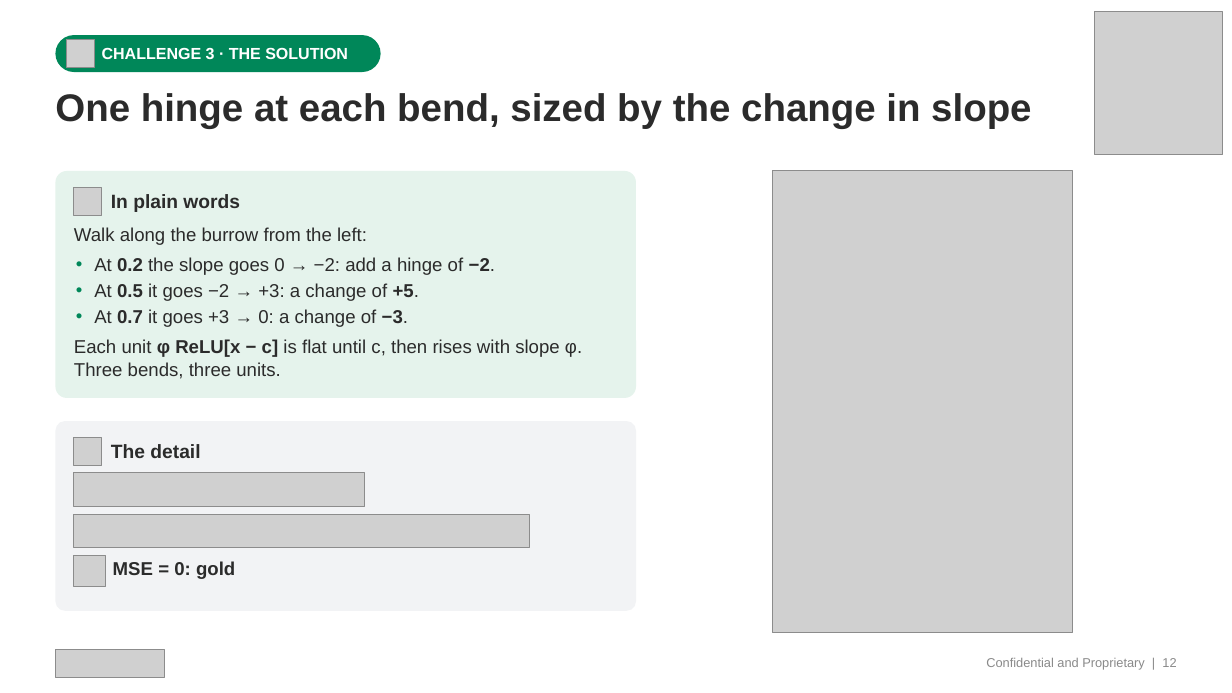
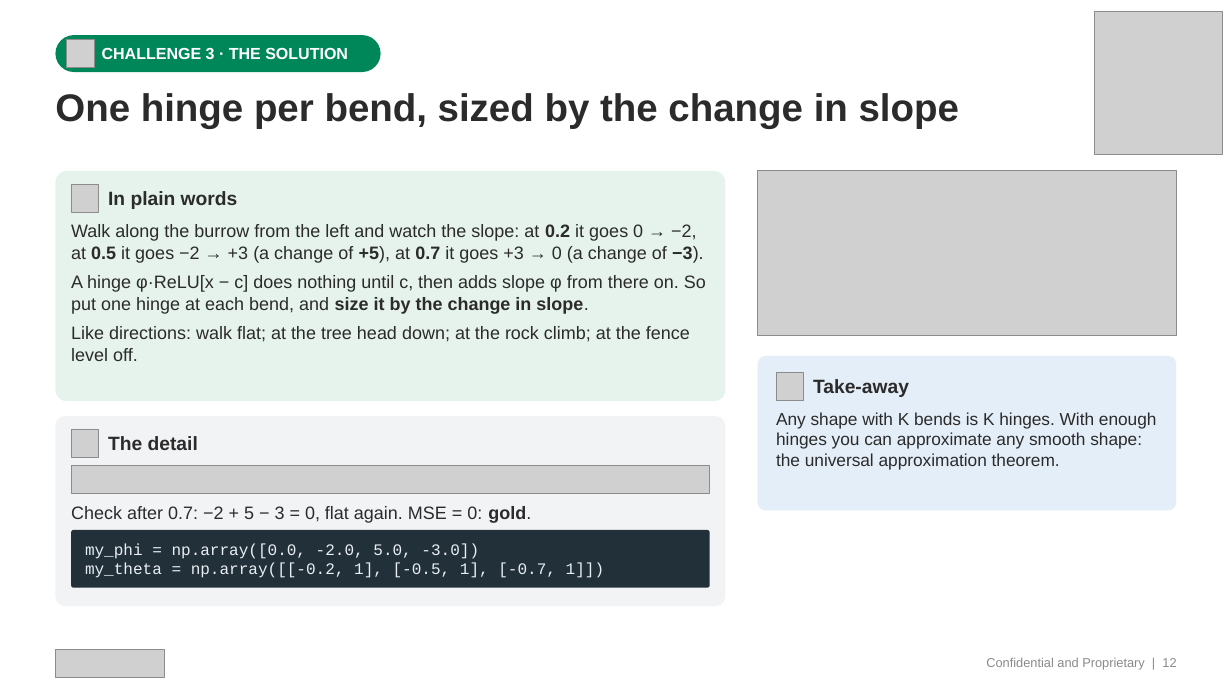
Before and after one commit to transitionbio/udl-ch1-8-tutorial, a slide deck: slide 12 of slides/TBio_UDL_Ch1-8_OneHour.pptx. Drawn at 1232x693 pixels with LibreOffice and Linux fonts; fonts in the diff are those of the drawing; grey boxes stand for pictures. Boxes give left, top, right and bottom in pixels: in the first picture for what was removed or moved away, otherwise in the second. Text is boxed around its words. In the diff, an @@ line names an element or a change of style, - is before the commit and + after.

```diff
--- a/slides/TBio_UDL_Ch1-8_OneHour.pptx
+++ b/slides/TBio_UDL_Ch1-8_OneHour.pptx
@@ text at [55, 93, 959, 129]: text changed @@
-One hinge at each bend, sized by the change in slope
+One hinge per bend, sized by the change in slope
@@ rounded rectangle: place and size @@
-rounded rectangle at [55, 171, 636, 398]
+rounded rectangle at [55, 171, 726, 401]
@@ picture added at [758, 171, 1177, 335] @@
@@ picture removed at [773, 171, 1073, 633] @@
@@ text at [71, 224, 706, 361]: text changed; size 14.5 to 14 pt @@
-Walk along the burrow from the left:
-• At 0.2 the slope goes 0 → −2: add a hinge of −2.
-• At 0.5 it goes −2 → +3: a change of +5.
-• At 0.7 it goes +3 → 0: a change of −3.
-Each unit φ ReLU[x − c] is flat until c, then rises with slope φ. Three bends, three units.
+Walk along the burrow from the left and watch the slope: at 0.2 it goes 0 → −2, at 0.5 it goes −2 → +3 (a change of +5), at 0.7 it goes +3 → 0 (a change of −3).
+A hinge φ·ReLU[x − c] does nothing until c, then adds slope φ from there on. So put one hinge at each bend, and size it by the change in slope.
+Like directions: walk flat; at the tree head down; at the rock climb; at the fence level off.
@@ rounded rectangle added at [758, 356, 1177, 510], fill #E4EEF8 @@
@@ picture added at [776, 372, 804, 400] @@
@@ text added at [813, 379, 909, 397], 15 pt, text #2B2B2B, bold @@
+Take-away
@@ rounded rectangle: place and size @@
-rounded rectangle at [55, 421, 636, 611]
+rounded rectangle at [55, 416, 726, 606]
@@ text added at [776, 412, 1157, 470], 13.5 pt, text #2B2B2B @@
+Any shape with K bends is K hinges. With enough hinges you can approximate any smooth shape: the universal approximation theorem.
@@ picture: place and size @@
-picture at [74, 438, 102, 466]
+picture at [71, 430, 99, 457]
@@ text "The detail": place and size @@
-text "The detail" at [111, 444, 200, 458]
+text "The detail" at [108, 436, 198, 450]
@@ picture added at [71, 465, 710, 494] @@
@@ picture removed at [74, 473, 365, 507] @@
@@ text added at [71, 506, 531, 523], 14 pt, text #2B2B2B @@
+Check after 0.7: −2 + 5 − 3 = 0, flat again. MSE = 0: gold.
@@ rounded rectangle added at [71, 531, 710, 588], fill #22303A @@
@@ picture removed at [74, 515, 530, 548] @@
@@ picture removed at [74, 555, 105, 587] @@
@@ text added at [85, 543, 604, 578], 12.5 pt, text #E8EEF2 @@
+my_phi = np.array([0.0, -2.0, 5.0, -3.0])
+my_theta = np.array([[-0.2, 1], [-0.5, 1], [-0.7, 1]])
@@ text removed at [113, 561, 235, 579] @@
-MSE = 0: gold
```
Also in this commit, not shown: 23 other slides changed, 1 other file.
